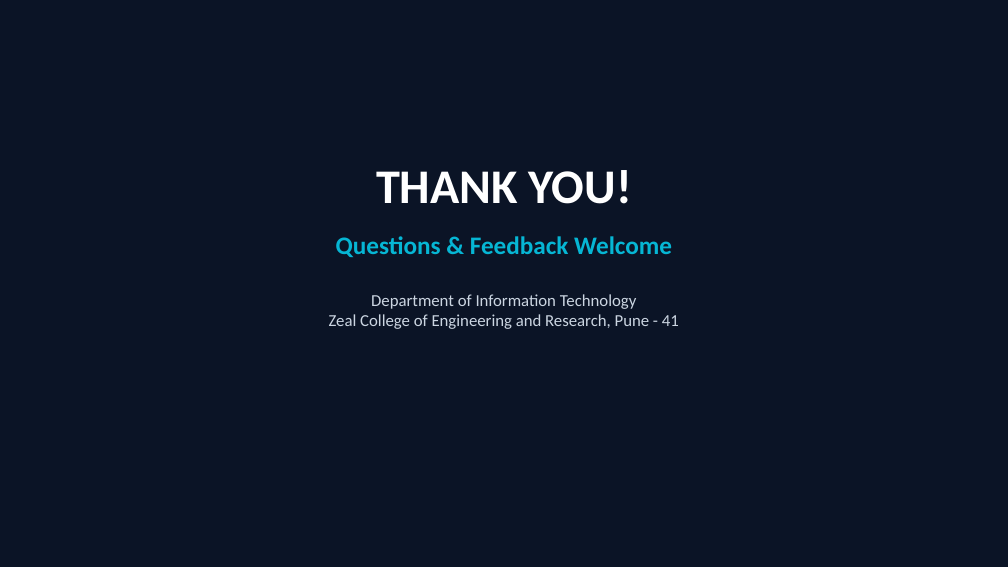
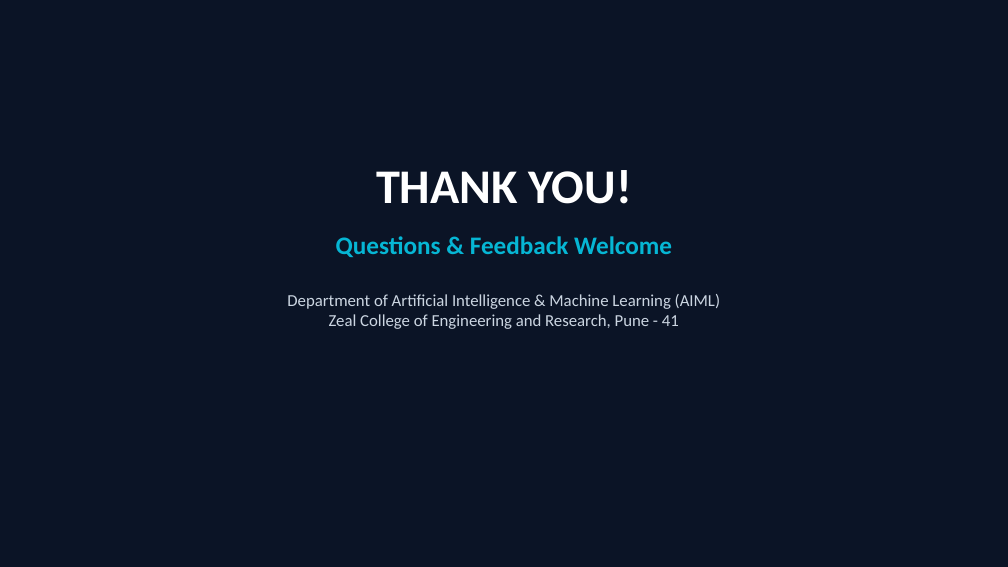
Before and after one commit to mohandukare14/malicious_url_detector, a slide deck: slide 18 of presentation.pptx. Drawn at 1008x567 pixels with LibreOffice and Linux fonts; fonts in the diff are those of the drawing. Boxes give left, top, right and bottom in pixels: in the first picture for what was removed or moved away, otherwise in the second. Text is boxed around its words. In the diff, an @@ line names an element or a change of style, - is before the commit and + after.

Commit message:
Update student, team, and guide details: Team The Scabbards (Div C_C1), Dept of AIML

```diff
--- a/presentation.pptx
+++ b/presentation.pptx
@@ text at <box>287,294,720,329</box>: text changed @@
-Department of Information Technology
-Zeal College of Engineering and Research, Pune - 41
+Department of Artificial Intelligence & Machine Learning (AIML)
+Zeal College of Engineering and Research, Pune - 41
```
Also in this commit, not shown: 17 other slides changed, 6 other files.
